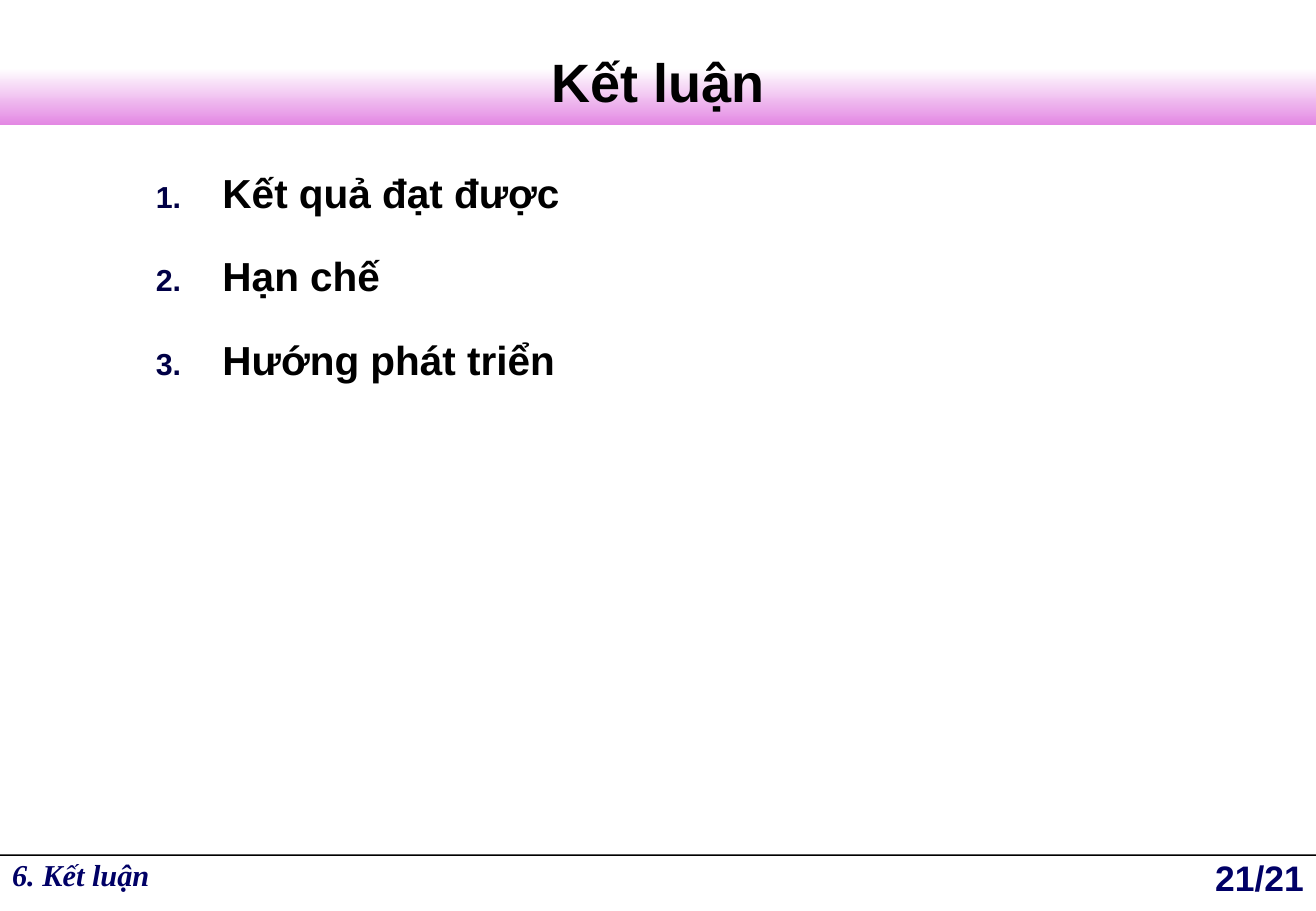
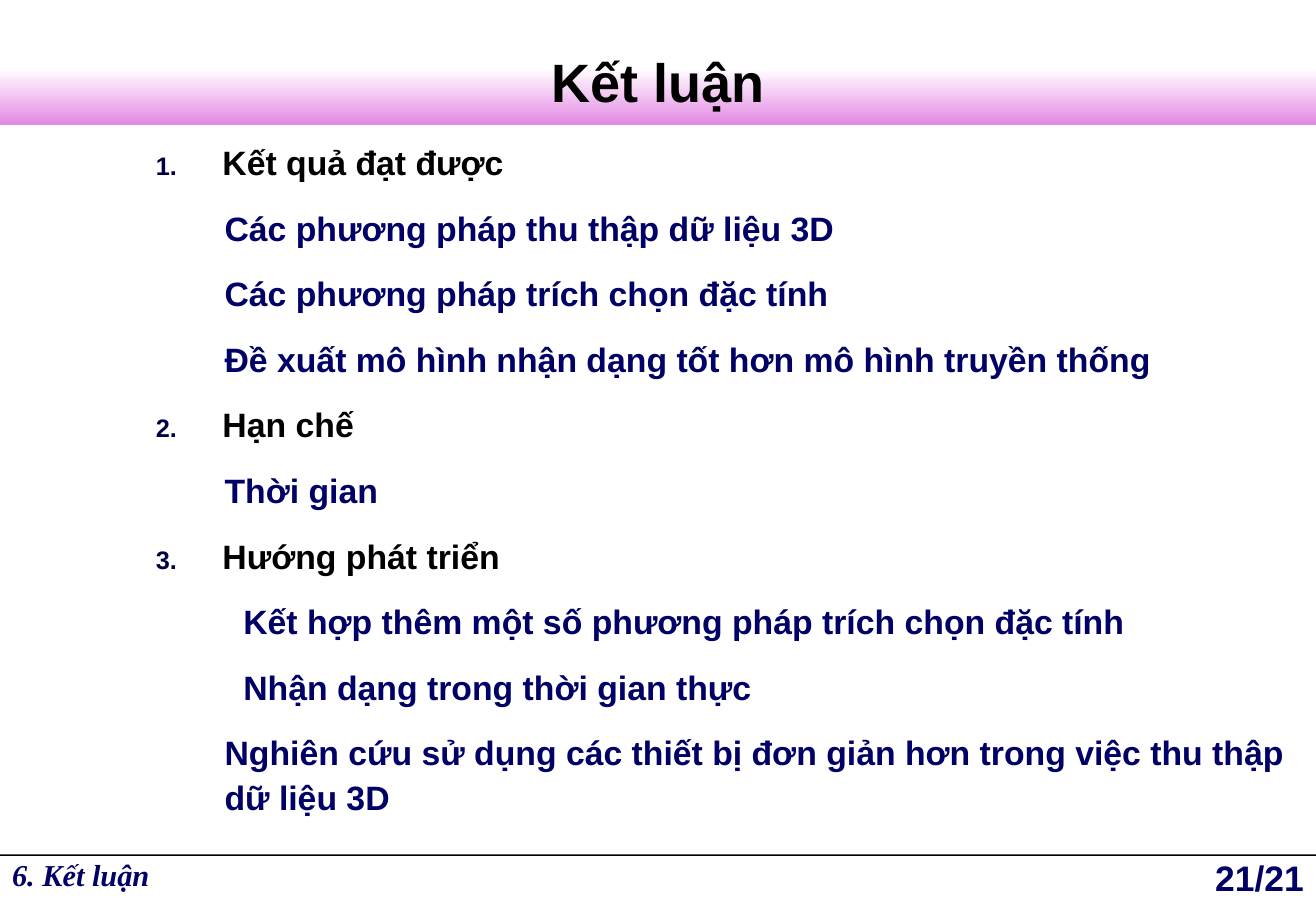
Before and after one commit to darian68/lv, a slide deck: slide 21 of Bao_Cao_Luan_Van.ppt. Drawn at 1316x911 pixels with LibreOffice and Linux fonts; fonts in the diff are those of the drawing; background and template pictures are left out. Boxes give left, top, right and bottom in pixels: in the first picture for what was removed or moved away, otherwise in the second. Text is boxed around its words. In the diff, an @@ line names an element or a change of style, - is before the commit and + after.

```diff
--- a/Bao_Cao_Luan_Van.ppt
+++ b/Bao_Cao_Luan_Van.ppt
@@ text added at (222, 149, 1283, 816), 20 pt, text #000066, bold @@
+1. Kết quả đạt được
+  Các phương pháp thu thập dữ liệu 3D
+  Các phương pháp trích chọn đặc tính
+  Đề xuất mô hình nhận dạng tốt hơn mô hình truyền thống
+2. Hạn chế
+  Thời gian
+3. Hướng phát triển
+  Kết hợp thêm một số phương pháp trích chọn đặc tính
+  Nhận dạng trong thời gian thực
+  Nghiên cứu sử dụng các thiết bị đơn giản hơn trong việc thu thập dữ liệu 3D
@@ text removed at (222, 177, 559, 383) @@
-1. Kết quả đạt được
-2. Hạn chế
-3. Hướng phát triển
```
Also in this commit, not shown: 4 other slides changed.
